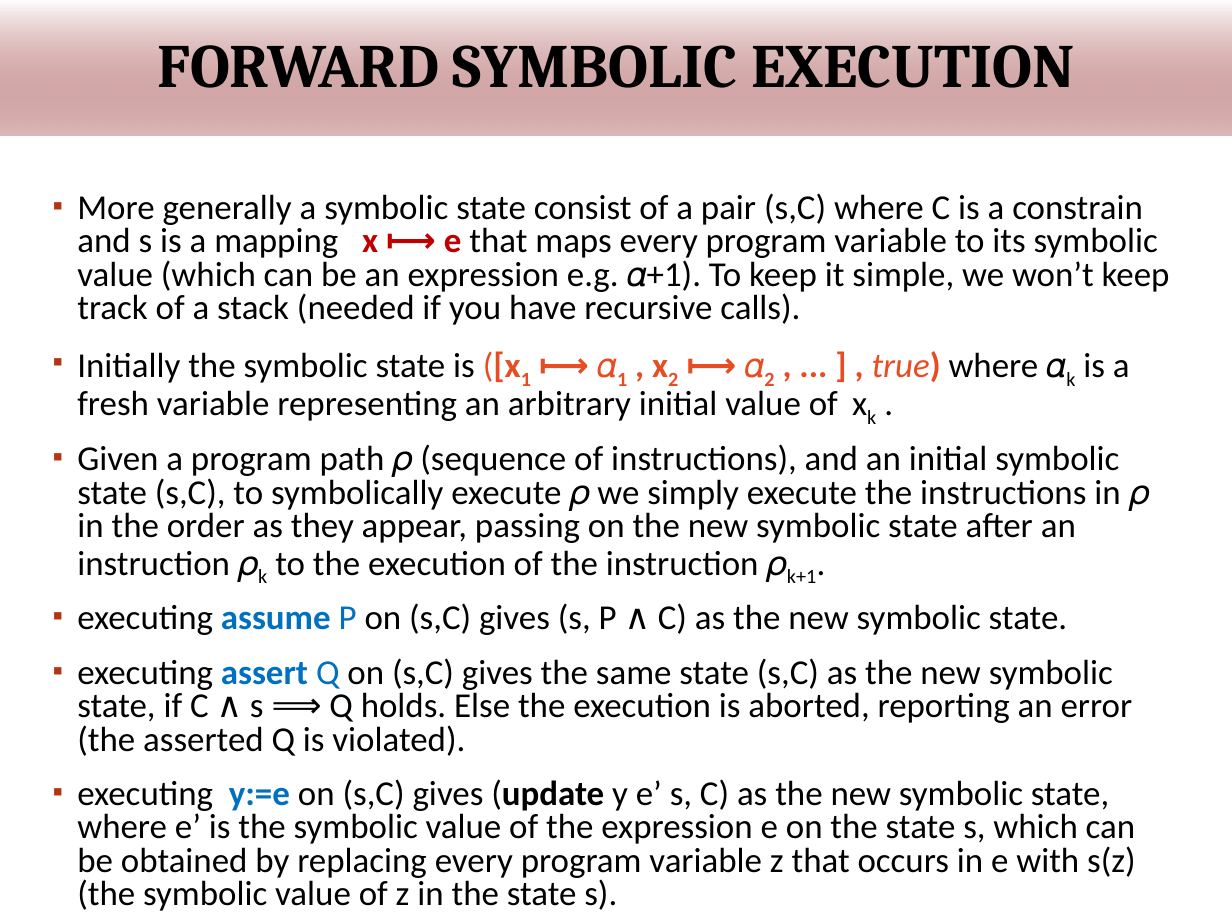
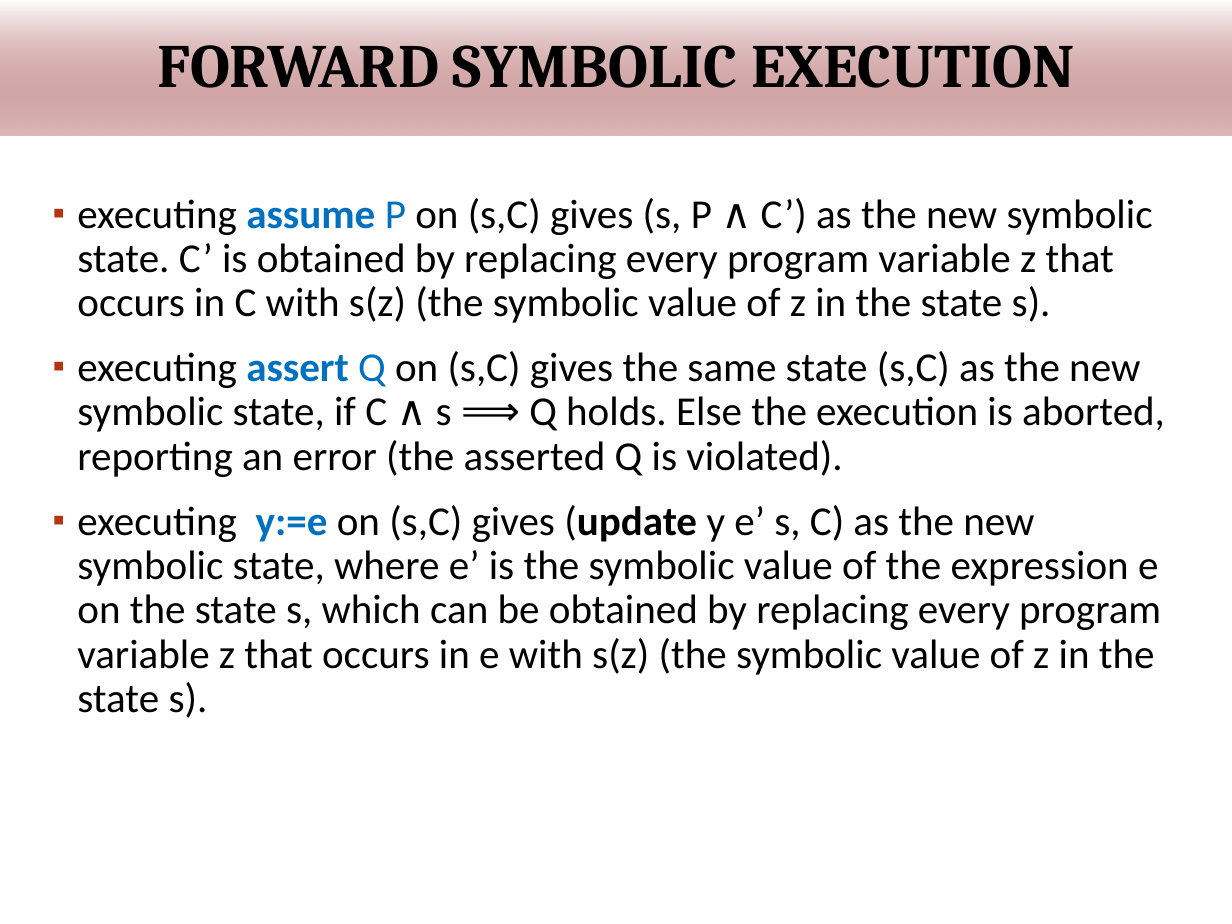
Before and after one commit to wooshrow/infopv, a slide deck: slide 28 of slides/PV_hoare.pptx (slide 27 before the commit). Drawn at 1232x924 pixels with LibreOffice and Linux fonts; fonts in the diff are those of the drawing; background and template pictures are left out. Boxes give left, top, right and bottom in pixels: in the first picture for what was removed or moved away, otherwise in the second. Text is boxed around its words. In the diff, an @@ line names an element or a change of style, - is before the commit and + after.

```diff
--- a/slides/PV_hoare.pptx
+++ b/slides/PV_hoare.pptx
@@ text at bbox=[77, 198, 1153, 323]: text changed; size 20.4 to 24 pt @@
-▪ More generally a symbolic state consist of a pair (s,C) where C is a constrain and s is a mapping x ⟼ e that maps every program variable to its symbolic value (which can be an expression e.g. 𝛼+1). To keep it simple, we won’t keep track of a stack (needed if you have recursive calls).
-▪ Initially the symbolic state is ([x1 ⟼ 𝛼1 , x2 ⟼ 𝛼2 , ... ] , true) where 𝛼k is a fresh variable representing an arbitrary initial value of xk .
-▪ Given a program path 𝜌 (sequence of instructions), and an initial symbolic state (s,C), to symbolically execute 𝜌 we simply execute the instructions in 𝜌 in the order as they appear, passing on the new symbolic state after an instruction 𝜌k to the execution of the instruction 𝜌k+1.
-▪ executing assume P on (s,C) gives (s, P ∧ C) as the new symbolic state.
+▪ executing assume P on (s,C) gives (s, P ∧ C’) as the new symbolic state. C’ is obtained by replacing every program variable z that occurs in C with s(z) (the symbolic value of z in the state s).
@@ text at bbox=[77, 351, 1165, 718]: size 20.4 to 24 pt in "executing assert Q on (s,C) gives the ...", "executing y:=e on (s,C) gives (update y ..."; line spacing 0.8 to 0.9 @@
```
Also in this commit, not shown: 10 other slides changed, 3 slides added, 2 other files.
